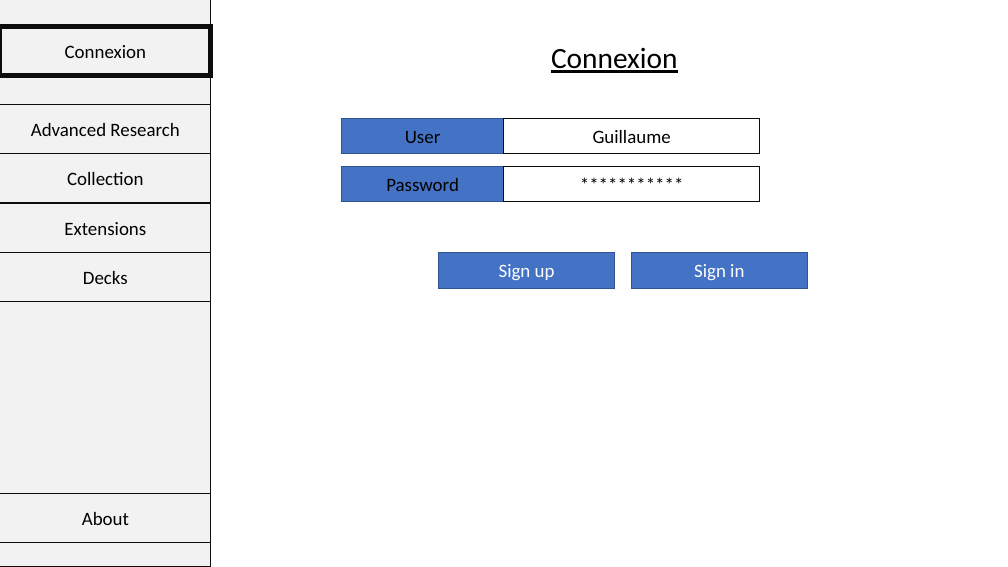
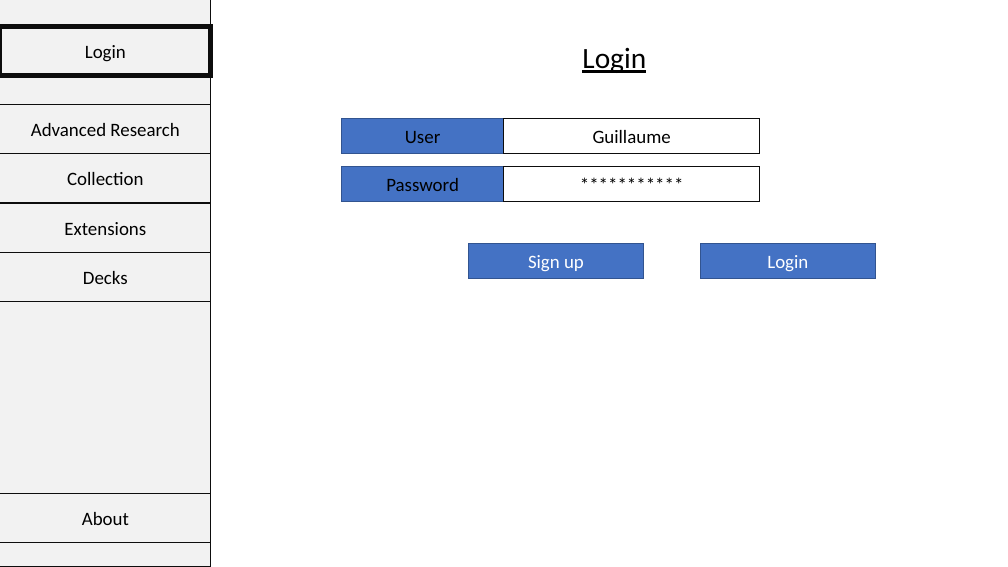
Before and after one commit to guillaumemouchet/Gathering-The-Magic, a slide deck: slide 1 of doc/maquettes/Maquette_Gathering_The_Magic.pptx. Drawn at 1008x567 pixels with LibreOffice and Linux fonts; fonts in the diff are those of the drawing. Boxes give left, top, right and bottom in pixels: in the first picture for what was removed or moved away, otherwise in the second. Text is boxed around its words. In the diff, an @@ line names an element or a change of style, - is before the commit and + after.

```diff
--- a/doc/maquettes/Maquette_Gathering_The_Magic.pptx
+++ b/doc/maquettes/Maquette_Gathering_The_Magic.pptx
@@ text in rectangle at box(85, 45, 126, 62): text changed @@
-Connexion
+Login
@@ text at box(582, 47, 646, 73): text changed @@
-Connexion
+Login
@@ rectangle "Sign up": place and size @@
-rectangle "Sign up" at box(439, 253, 615, 288)
+rectangle "Sign up" at box(468, 243, 644, 279)
@@ rectangle "Login": place and size @@
-rectangle "Login" at box(632, 253, 808, 288)
+rectangle "Login" at box(700, 243, 876, 279)
@@ text in rectangle at box(767, 255, 808, 271): text changed @@
-Sign in
+Login
```
Also in this commit, not shown: 7 other slides changed, 3 slides added, 2 other files.
